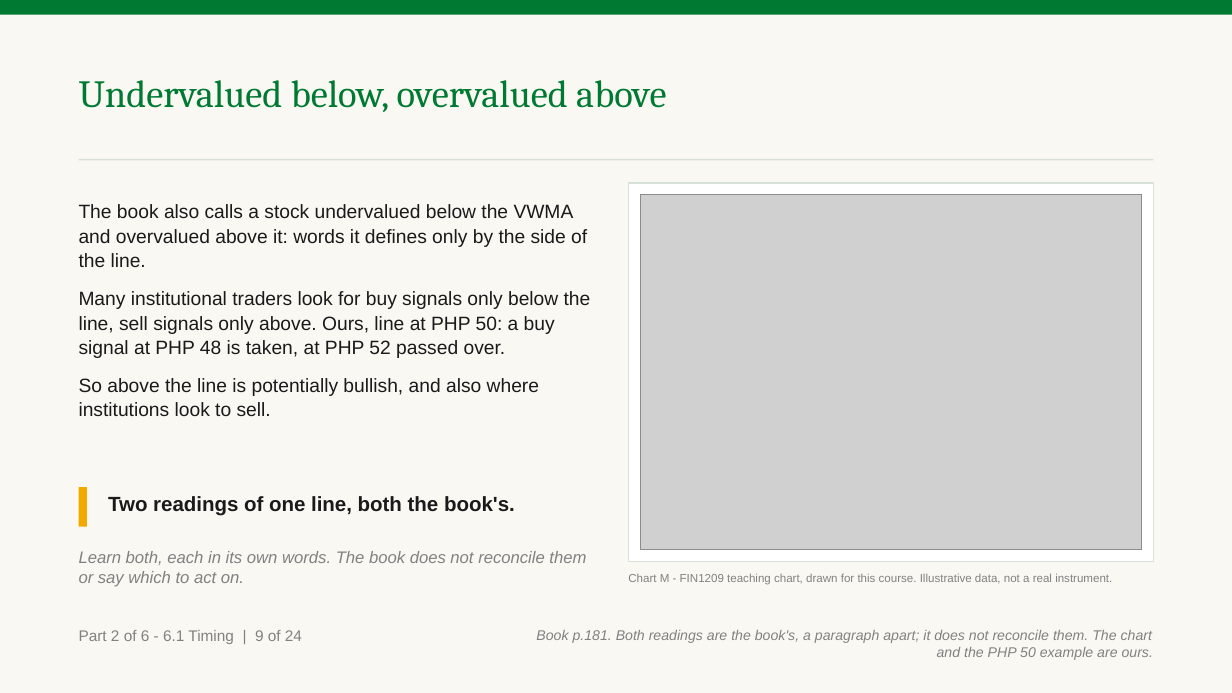
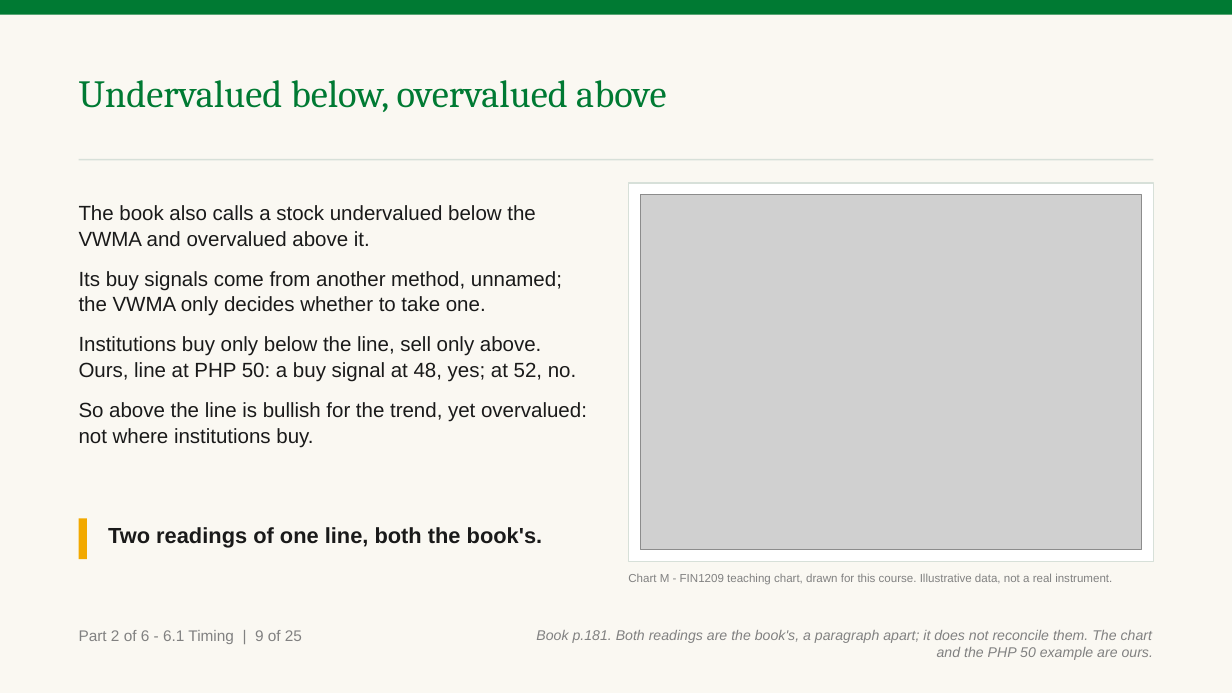
Before and after one commit to benjiesotelo-sudo/Telos_FIN1209, a slide deck: slide 45 of chapter-06/FIN1209-Chapter-06.pptx. Drawn at 1232x693 pixels with LibreOffice and Linux fonts; fonts in the diff are those of the drawing; grey boxes stand for pictures. Boxes give left, top, right and bottom in pixels: in the first picture for what was removed or moved away, otherwise in the second. Text is boxed around its words. In the diff, an @@ line names an element or a change of style, - is before the commit and + after.

Commit message:
Chapter 6 Part 2: fix the fresh reader's ten findings
- Figure 6.15's two volatility lines are read apart: noise below about
  15, and the historical volatility level near 40, which only the
  spikes at 1 and 2 reach.
- The undervalued slide says where its buy signals come from: another
  method, which the VWMA only filters.
- Chart J's level is set by an earlier low that volume falls back to
  test, and the slide and its follow-on say what to do.
- The 2-sigma slide points to its line on Figure 6.14 and says why the
  line steps up and back down.
- Chart K's line is the low set at 1.
- VWAP is spelt out, the quiet-pair case is worked in numbers, and the
  caution slide says what to do.
- A follow-on, "Reading a low volume turn", says what a low volume top
  or bottom means and what to do.

Part 2 is 31 slides; the teaching deck has 146 and the student edition
108. No check, answer or title changed.

```diff
--- a/chapter-06/FIN1209-Chapter-06.pptx
+++ b/chapter-06/FIN1209-Chapter-06.pptx
@@ text at (79, 205, 587, 448): text changed; size 15 to 16 pt @@
-The book also calls a stock undervalued below the VWMA and overvalued above it: words it defines only by the side of the line.
-Many institutional traders look for buy signals only below the line, sell signals only above. Ours, line at PHP 50: a buy signal at PHP 48 is taken, at PHP 52 passed over.
-So above the line is potentially bullish, and also where institutions look to sell.
+The book also calls a stock undervalued below the VWMA and overvalued above it.
+Its buy signals come from another method, unnamed; the VWMA only decides whether to take one.
+Institutions buy only below the line, sell only above. Ours, line at PHP 50: a buy signal at 48, yes; at 52, no.
+So above the line is bullish for the trend, yet overvalued: not where institutions buy.
@@ rectangle: place and size @@
-rectangle at (79, 487, 87, 527)
+rectangle at (79, 518, 87, 559)
@@ text "Two readings of one line, ...": place and size @@
-text "Two readings of one line, ..." at (108, 496, 515, 516)
+text "Two readings of one line, ..." at (108, 527, 543, 548)
@@ text "Two readings of one line, ..." at (108, 527, 543, 548): size 16 to 17 pt @@
@@ text removed at (79, 551, 586, 587) @@
-Learn both, each in its own words. The book does not reconcile them or say which to act on.
@@ text at (79, 630, 302, 644): text changed @@
-Part 2 of 6 - 6.1 Timing | 9 of 24
+Part 2 of 6 - 6.1 Timing | 9 of 25
```
Also in this commit, not shown: 23 other slides changed, 1 slide added, 3 other files.
